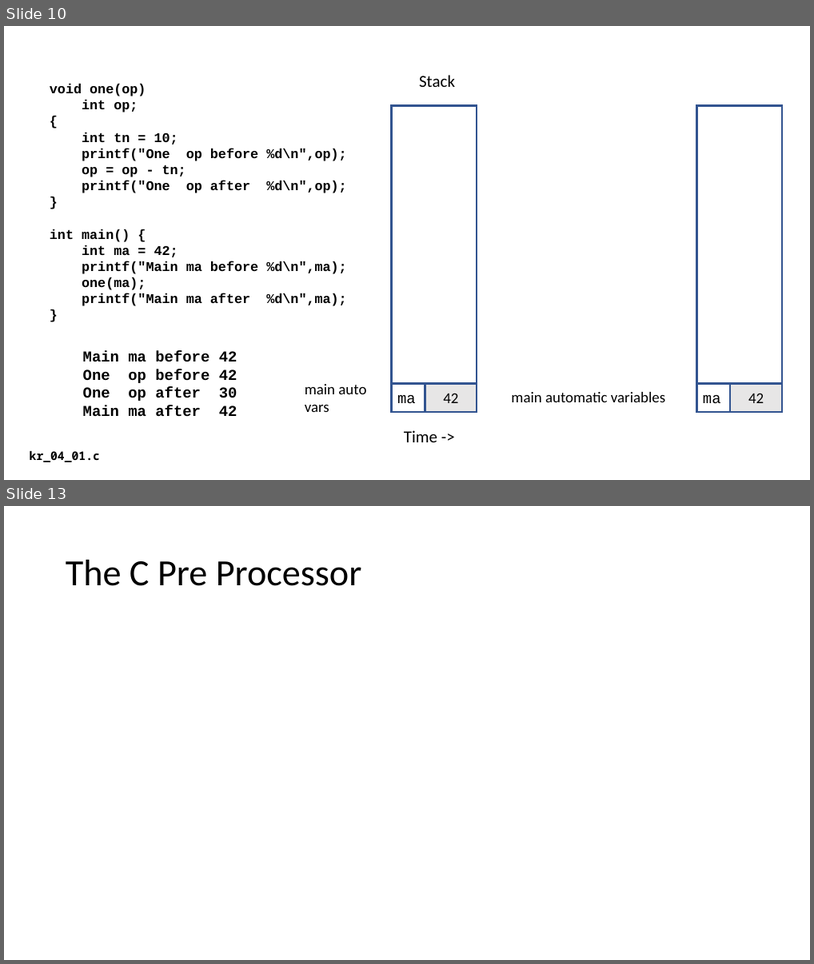
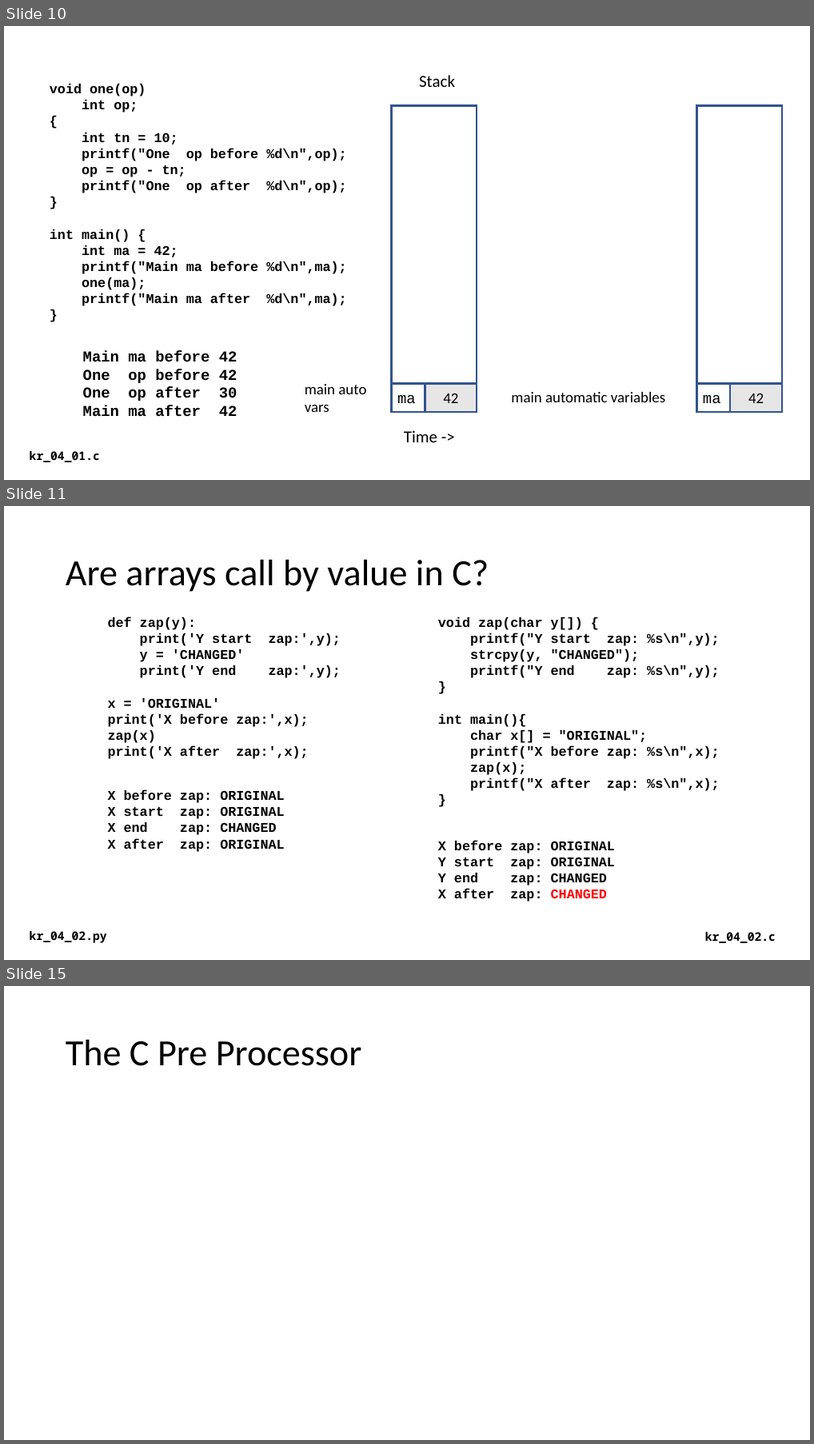
Before and after one commit to csev/cc4e, a slide deck: lectures/KR-4.pptx. Shown one above the other, each under a label of ours: slides 10 and 13 before the commit, slides 10, 11 and 15 after it; the slides between them are not shown. The pictures are 814x964 and 814x1444 pixels, drawn with LibreOffice and Linux fonts; fonts in the diff are those of the drawing. Boxes give left, top, right and bottom in pixels: in the first picture for what was removed or moved away, otherwise in the second. Text is boxed around its words. In the diff, an @@ line names an element or a change of style, - is before the commit and + after.

```diff
--- a/lectures/KR-4.pptx
+++ b/lectures/KR-4.pptx
@@ slide 11 added at (4,506,810,960), background #FFFFFF @@
@@ title added at (66,560,489,592), 44 pt, text #000000 @@
+Are arrays call by value in C?
@@ text added at (108,616,341,759), 16 pt, text #000000, bold @@
+def zap(y):
+print('Y start zap:',y);
+y = 'CHANGED'
+print('Y end zap:',y);
+x = 'ORIGINAL'
+print('X before zap:',x);
+zap(x)
+print('X after zap:',x);
@@ text added at (438,617,719,791), 16 pt, text #000000, bold @@
+void zap(char y[]) {
+printf("Y start zap: %s\n",y);
+strcpy(y, "CHANGED");
+printf("Y end zap: %s\n",y);
+}
+int main(){
+char x[] = "ORIGINAL";
+printf("X before zap: %s\n",x);
+zap(x);
+printf("X after zap: %s\n",x);
+}
@@ text added at (108,790,284,852), 16 pt, text #000000, bold @@
+X before zap: ORIGINAL
+X start zap: ORIGINAL
+X end zap: CHANGED
+X after zap: ORIGINAL
@@ text added at (438,840,615,901), 16 pt, text #000000, bold @@
+X before zap: ORIGINAL
+Y start zap: ORIGINAL
+Y end zap: CHANGED
+X after zap: CHANGED
@@ text added at (30,930,107,943), 14 pt, text #000000, bold @@
+kr_04_02.py
@@ text added at (706,931,776,943), 14 pt, text #000000, bold @@
+kr_04_02.c
@@ what was slide 13 is now slide 15 @@
```
Also in this commit, not shown: 2 slides changed, 2 other slides added, 1 slide removed, 2 other files.
